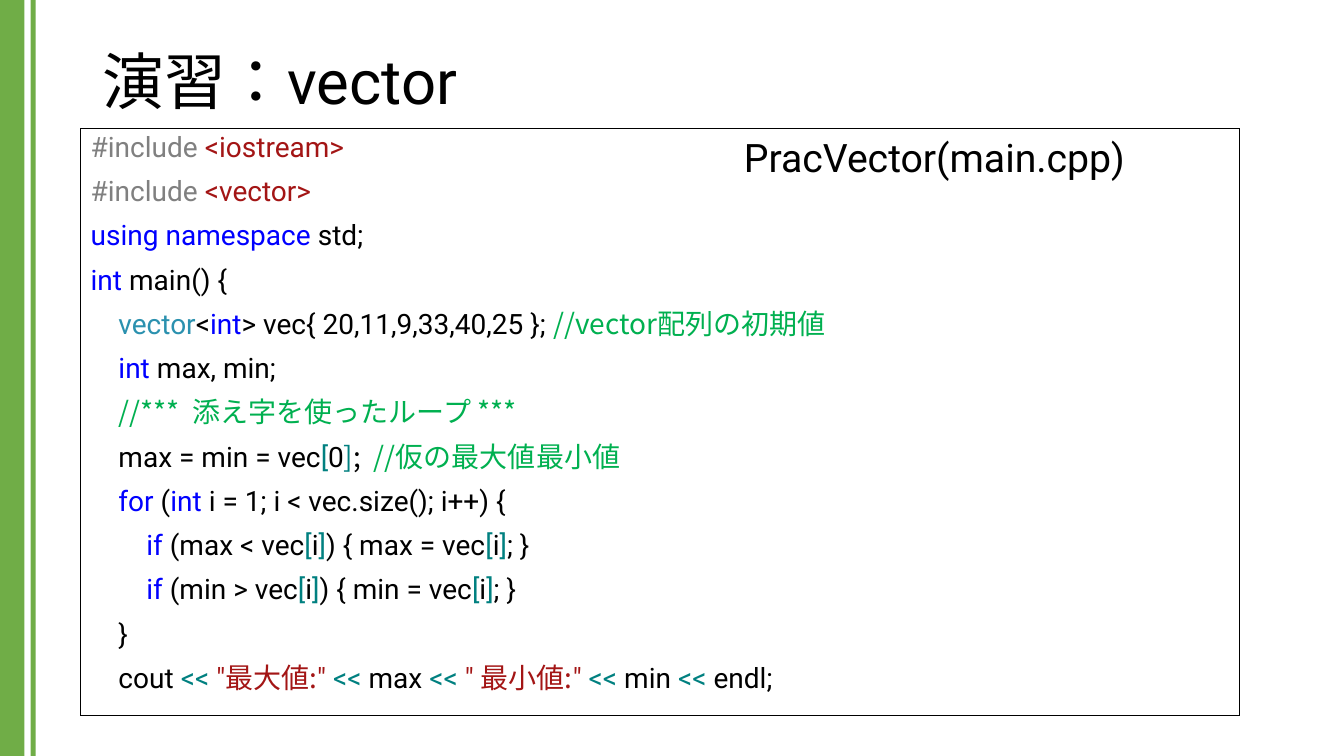
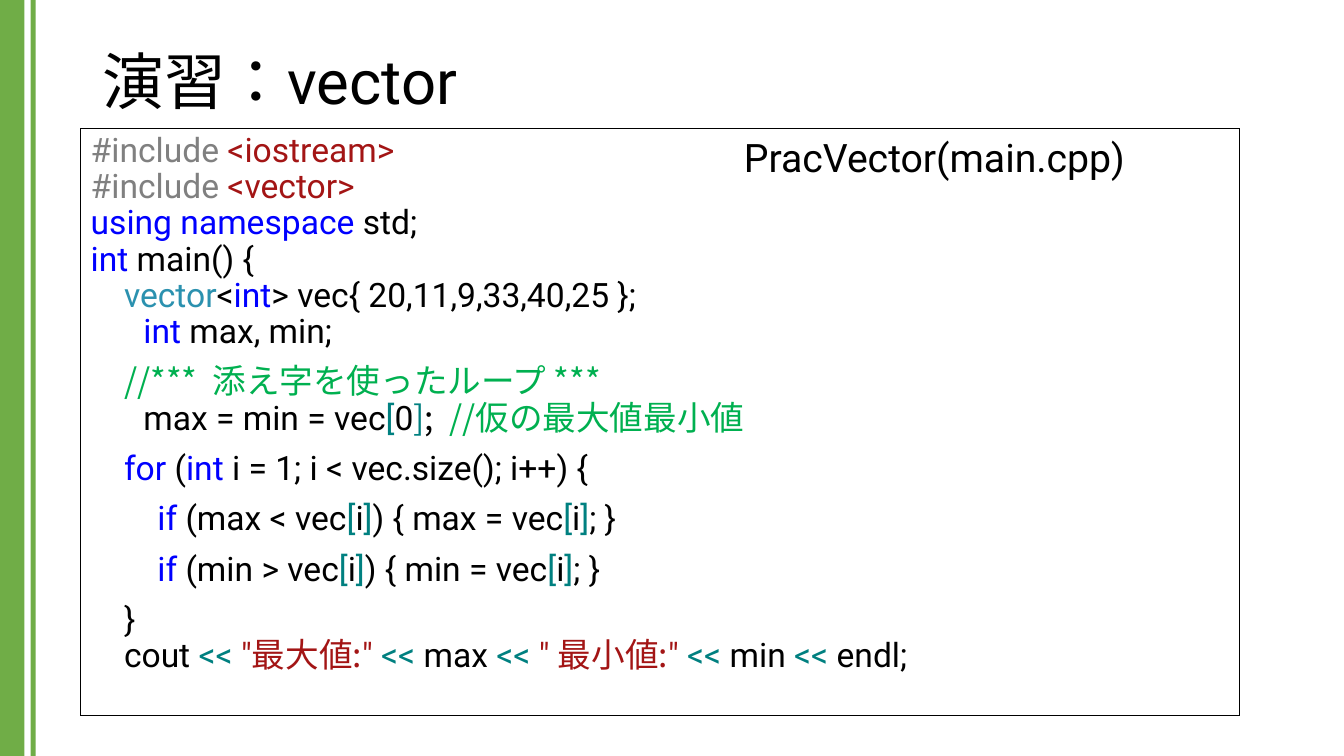
Before and after one commit to kic-murata/cpp2024, a slide deck: slide 4 of 授業資料/演習課題：vector.pptx. Drawn at 1344x756 pixels with LibreOffice and Linux fonts; fonts in the diff are those of the drawing. Boxes give left, top, right and bottom in pixels: in the first picture for what was removed or moved away, otherwise in the second. Text is boxed around its words. In the diff, an @@ line names an element or a change of style, - is before the commit and + after.

```diff
--- a/授業資料/演習課題：vector.pptx
+++ b/授業資料/演習課題：vector.pptx
@@ text at (91, 137, 744, 436): text changed; size 20 to 24 pt @@
-#include <iostream>
-#include <vector>
-using namespace std;
-int main() {
-vector<int> vec{ 20,11,9,33,40,25 }; //vector配列の初期値
-int max, min;
-//*** 添え字を使ったループ ***
-max = min = vec[0]; //仮の最大値最小値
+#include <iostream>
+#include <vector>
+using namespace std;
+int main() {
+vector<int> vec{ 20,11,9,33,40,25 };
+int max, min;
+//*** 添え字を使ったループ ***
+max = min = vec[0]; //仮の最大値最小値
@@ text at (124, 453, 597, 589): size 20 to 24 pt in "for (int i = 1; i < ...", "if (max < vec[i]) { max = ...", "if (min > vec[i]) { min = ..." @@
@@ text at (124, 636, 908, 672): text changed; size 20 to 24 pt @@
-}
-cout << "最大値:" << max << " 最小値:" << min << endl;
+}
+cout << "最大値:" << max << " 最小値:" << min << endl;
```
Also in this commit, not shown: 5 other slides changed, 1 slide added, 1 other file.
